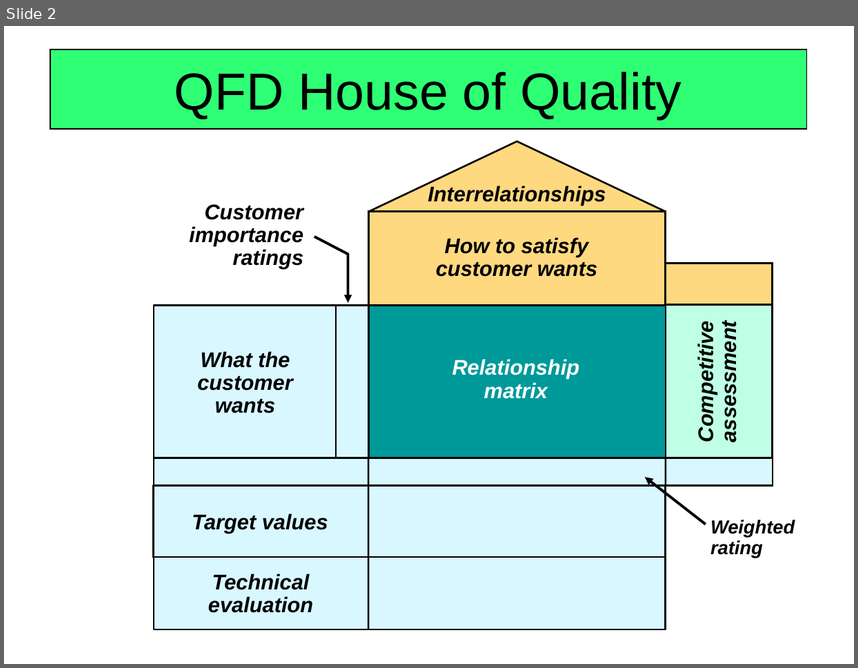
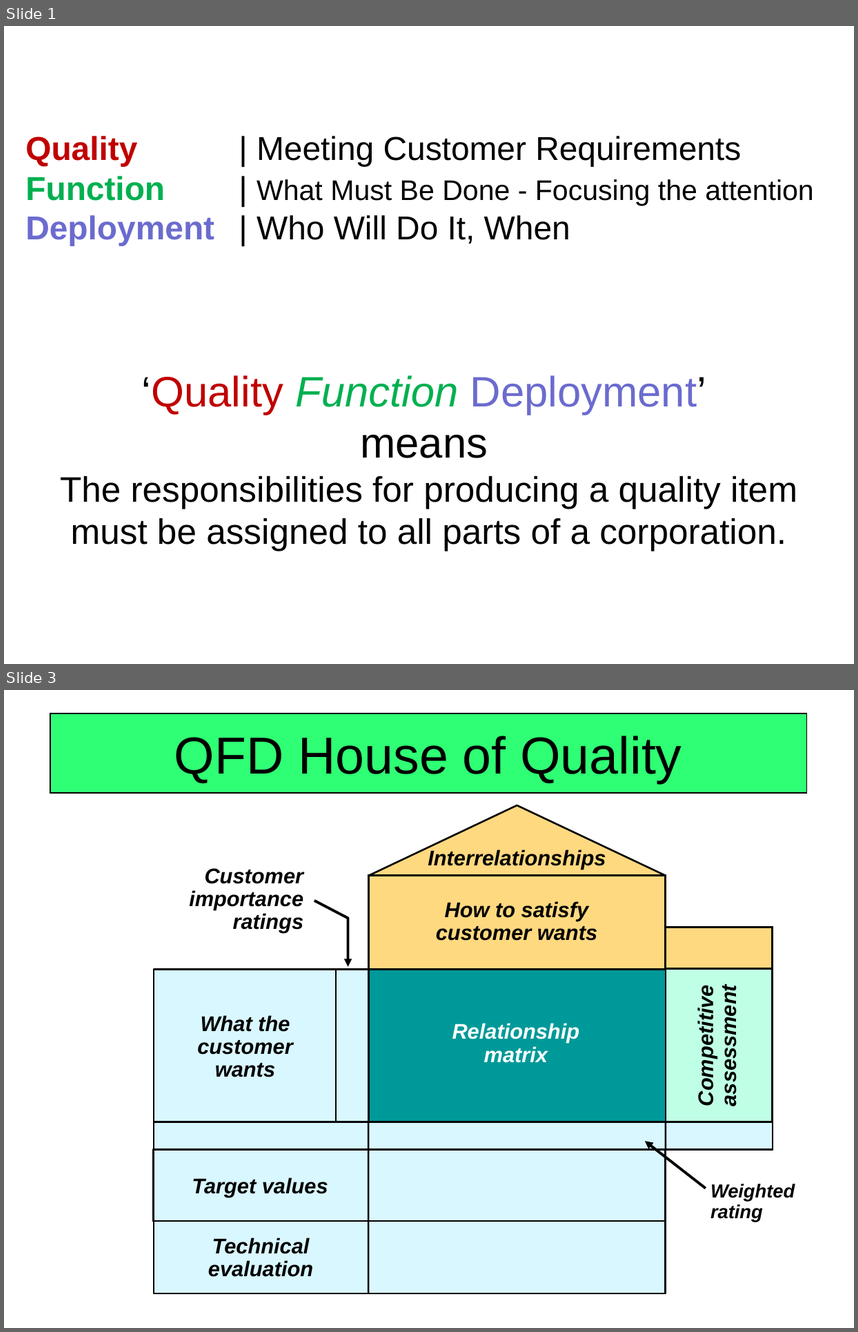
Before and after one commit to nitind12/B.Tech4-2019, a slide deck: SRS_Explanation_Material/Quality Function Deployment.ppt. Shown one above the other, each under a label of ours: slide 2 before the commit, slides 1 and 3 after it; the slides between them are not shown. The pictures are 858x668 and 858x1332 pixels, drawn with LibreOffice and Linux fonts; fonts in the diff are those of the drawing. Boxes give left, top, right and bottom in pixels: in the first picture for what was removed or moved away, otherwise in the second. Text is boxed around its words. In the diff, an @@ line names an element or a change of style, - is before the commit and + after.

```diff
--- a/SRS_Explanation_Material/Quality Function Deployment.ppt
+++ b/SRS_Explanation_Material/Quality Function Deployment.ppt
@@ slide 1 added at [4,26,854,664], background #FFFFFF @@
@@ text added at [25,136,813,246], 28 pt, text #000000 @@
+Quality | Meeting Customer Requirements
+Function | What Must Be Done - Focusing the attention
+Deployment | Who Will Do It, When
@@ title added at [60,375,797,550], 30 pt, text #000000 @@
+‘Quality Function Deployment’
+means
+The responsibilities for producing a quality item must be assigned to all parts of a corporation.
@@ what was slide 2 is now slide 3 @@
```
Also in this commit, not shown: 8 other files.
